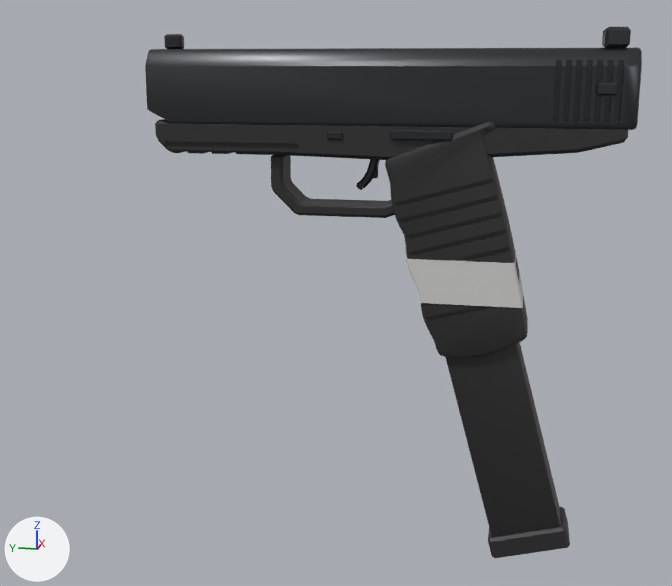
The glTF model assets/meshes/G18.glb as it was, and as the next commit left it.
Both versions are drawn from a 50 mm lens placed at (-2.54, -0.17, 0.45), pointed at (0.01, 0.34, -0.19). The lights are fixed; the arrows at lower left show +X, +Y and +Z. The picture after the commit comes second. Vertices at exactly the same position are counted once.

The older version as bpy lines, for what is in view:
```python
me_g18_body = bpy.data.meshes.new('G18_Body')
me_g18_body.from_pydata(...)  # 734 vertices, 1469 faces; spans x -0.085..0.085, y -0.63..0.63, z -0.322..0.322
me_g18_body.materials.append(mat_m_polymer)  # black #29292b
me_g18_mag = bpy.data.meshes.new('G18_Mag')
me_g18_mag.from_pydata(...)  # 92 vertices, 176 faces; spans x -0.072..0.072, y -0.258..0.258, z -0.595..0.595
me_g18_mag.materials.append(mat_m_polymer)  # black #29292b
me_g18_metal = bpy.data.meshes.new('G18_Metal')
me_g18_metal.from_pydata(...)  # 272 vertices, 516 faces; spans x -0.087..0.087, y -0.418..0.418, z -0.183..0.183
me_g18_metal.materials.append(mat_m_gunmetal)  # dark grey #424446
me_g18_slide = bpy.data.meshes.new('G18_Slide')
me_g18_slide.from_pydata(...)  # 405 vertices, 794 faces; spans x -0.087..0.087, y -0.65..0.65, z -0.125..0.125
me_g18_slide.materials.append(mat_m_gunmetal)  # dark grey #424446
me_g18_tape = bpy.data.meshes.new('G18_Tape')
me_g18_tape.from_pydata(...)  # 64 vertices, 124 faces; spans x -0.088..0.088, y -0.157..0.157, z -0.06..0.06
me_g18_tape.materials.append(mat_m_tape)  # light grey #cececb
ob_body = bpy.data.objects.new('Body', me_g18_body)
ob_body.location = (0.0, 0.21, -0.012)
ob_mag = bpy.data.objects.new('Mag', me_g18_mag)
ob_mag.location = (0.0, -0.086, -0.34)
ob_metal = bpy.data.objects.new('Metal', me_g18_metal)
ob_metal.location = (-0.003, 0.427, 0.297)
ob_slide = bpy.data.objects.new('Slide', me_g18_slide)
ob_slide.location = (-0.006, 0.21, 0.415)
ob_tape = bpy.data.objects.new('Tape', me_g18_tape)
ob_tape.location = (0.0, -0.025, -0.12)
```
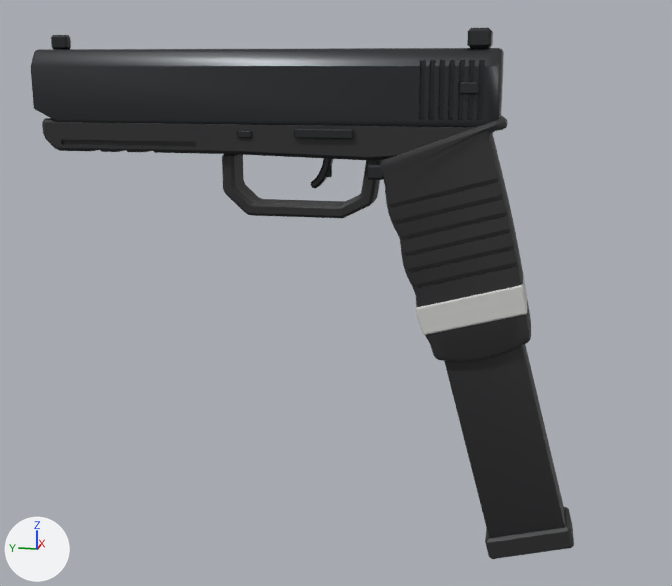
What changed in the scene script:
```text
Change me_g18_body:
    used by ob_body; location = (0.0, 0.21, -0.012)
    remove me_g18_body.from_pydata(...)  # 734 vertices, 1469 faces; spans x -0.085..0.085, y -0.63..0.63, z -0.322..0.322
    add me_g18_body.from_pydata(...)  # 678 vertices, 1357 faces; spans x -0.085..0.085, y -0.694..0.694, z -0.33..0.33
    me_g18_body part 1: the loose piece of 86 vertices spanning x -0.077..0.077, y -0.63..0.63, z 0.212..0.312 is rebuilt with 82 vertices and now spans x -0.077..0.077, y -0.566..0.694, z 0.216..0.316
    me_g18_body part 2: the loose piece of 68 vertices spanning x -0.05..0.05, y -0.126..0.308, z 0.054..0.233 is rebuilt with 68 vertices and now spans x -0.05..0.05, y -0.272..0.171, z 0.053..0.237
    me_g18_body part 3: a new loose piece of 528 vertices spanning x -0.085..0.085, y -0.694..-0.276, z -0.33..0.33, in mat_m_polymer (black #29292b)
    other edits to the shape of me_g18_body do not show in these pictures
Change me_g18_mag:
    used by ob_mag; location = (0.0, -0.086, -0.34)
    remove me_g18_mag.from_pydata(...)  # 92 vertices, 176 faces; spans x -0.072..0.072, y -0.258..0.258, z -0.595..0.595
    add me_g18_mag.from_pydata(...)  # 92 vertices, 176 faces; spans x -0.072..0.072, y -0.265..0.265, z -0.598..0.598
    me_g18_mag part 4: the loose piece of 68 vertices spanning x -0.06..0.06, y -0.238..0.258, z -0.563..0.595 is multiplied about its middle by the matrix ((1.0, 0.0, 0.0), (0.0, 1.097, -0.032), (0.0, -0.022, 1.007))
    me_g18_mag part 5: 12 of the vertices in x -0.072..0.072, y -0.258..-0.235, z -0.539..-0.477 are moved by (0.0, -0.007, 0.001)
    me_g18_mag part 6: 12 of the vertices in x -0.072..0.072, y -0.052..-0.029, z -0.595..-0.533 are moved by (0.0, 0.012, -0.003)
Change me_g18_metal:
    used by ob_metal; location = (-0.003, 0.427, 0.297)
    remove me_g18_metal.from_pydata(...)  # 272 vertices, 516 faces; spans x -0.087..0.087, y -0.418..0.418, z -0.183..0.183
    add me_g18_metal.from_pydata(...)  # 272 vertices, 516 faces; spans x -0.087..0.087, y -0.495..0.495, z -0.183..0.183
    me_g18_metal part 7: the loose piece of 64 vertices spanning x -0.017..0.023, y -0.208..-0.145, z -0.183..-0.076 is moved by (0.0, -0.132, 0.0)
    me_g18_metal part 8: the loose piece of 24 vertices spanning x -0.003..0.009, y -0.203..-0.183, z -0.152..-0.102 is moved by (0.0, -0.132, 0.0)
    me_g18_metal part 9: the loose piece of 24 vertices spanning x -0.081..-0.069, y -0.118..-0.077, z -0.042..-0.022 is moved by (0.0, -0.012, 0.0)
    me_g18_metal part 10: the loose piece of 24 vertices spanning x -0.078..-0.058, y -0.393..-0.343, z -0.147..-0.107 is moved by (0.0, -0.102, 0.0)
    other edits to the shape of me_g18_metal do not show in these pictures
Change me_g18_tape:
    used by ob_tape; location = (0.0, -0.025, -0.12)
    remove me_g18_tape.from_pydata(...)  # 64 vertices, 124 faces; spans x -0.088..0.088, y -0.157..0.157, z -0.06..0.06
    add me_g18_tape.from_pydata(...)  # 48 vertices, 92 faces; spans x -0.089..0.089, y -0.149..0.149, z -0.076..0.076
    me_g18_tape part 11: 64 vertices removed from x -0.088..0.088, y -0.157..0.157, z -0.06..0.06; 48 vertices added at x -0.089..0.089, y -0.149..0.149, z -0.076..0.076
Change ob_body:
    ob_body.location: (0.0, 0.21, -0.012) -> (0.0, 0.486, -0.016)
Change ob_mag:
    ob_mag.location: (0.0, -0.086, -0.34) -> (0.0, -0.091, -0.341)
Change ob_metal:
    ob_metal.location: (-0.003, 0.427, 0.297) -> (-0.003, 0.69, 0.297)
Change ob_slide:
    ob_slide.location: (-0.006, 0.21, 0.415) -> (-0.006, 0.55, 0.415)
Change ob_tape:
    ob_tape.location: (0.0, -0.025, -0.12) -> (0.0, -0.045, -0.194)
```

Pixel boxes [x1, y1, x2, y2] of what changed, in the pictures (672 x 586 px; the box of a moved part takes in the faces that stretch with it):
'Slide', moved: before [145, 27, 642, 130]; after [31, 28, 504, 127]
'Body', reshaped, moved: before [155, 119, 628, 357]; after [42, 116, 531, 361]
'Mag', reshaped, moved: before [445, 342, 570, 558]; after [444, 344, 574, 559]
'Tape', reshaped, moved (7% taller): before [406, 251, 523, 308]; after [416, 274, 527, 335]
'Metal', reshaped, moved (17% wider): before [327, 130, 452, 190]; after [237, 129, 384, 188]
part 1 of me_g18_body, rebuilt: before [155, 119, 628, 160]; after [42, 118, 493, 160]
part 2 of me_g18_body, rebuilt: before [271, 155, 394, 218]; after [222, 154, 381, 218]
part 3 of me_g18_body, added (black): after [380, 116, 531, 361]
part 4 of me_g18_mag, moved or reshaped: before [445, 342, 561, 537]; after [444, 344, 566, 538]
part 5 of me_g18_mag, moved or reshaped: before [561, 507, 570, 547]; after [565, 507, 574, 547]
part 6 of me_g18_mag, moved or reshaped: before [488, 507, 568, 558]; after [485, 507, 572, 559]
part 7 of me_g18_metal, moved or reshaped: before [356, 159, 380, 190]; after [310, 158, 333, 188]
part 8 of me_g18_metal, moved or reshaped: before [373, 166, 378, 178]; after [326, 163, 332, 177]
part 9 of me_g18_metal, moved or reshaped: before [327, 132, 342, 140]; after [237, 130, 252, 138]
part 10 of me_g18_metal, moved or reshaped (not visible before): after [366, 164, 384, 180]
